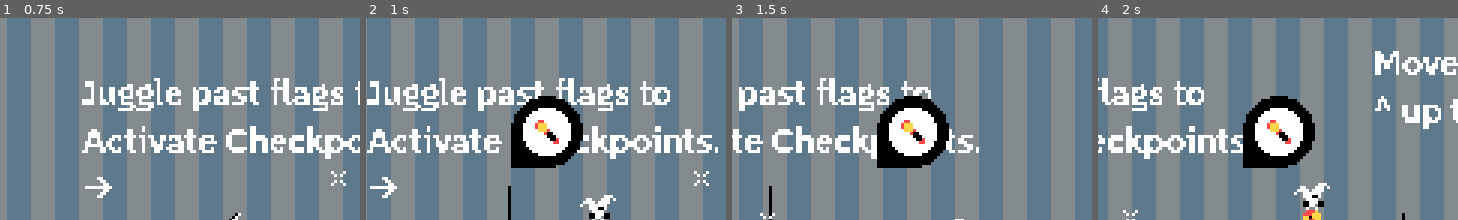
Above: before the commit, frames 1-4 (left to right).
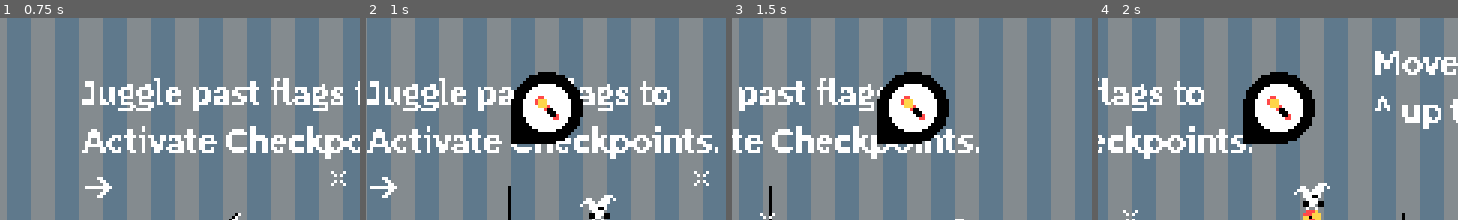
Above: after the commit, the same moments.

Repository: tm-nielsen/Juggle-Goblin
Game: Godot game, scene res://scenes/game_ui_wrapper.tscn
Two runs of this game, one before a commit and one after it. Both use one fixed random seed, a clock stepped at 60 frames per second and the inputs below.
Inputs (mouse positions are % of the whole screen's width and height, from its top left):
- Up to frame 1 (0.75 s): tap Enter (ui_accept) at 0.5 s; move the mouse to (72, 45) at 0.52 s; hold D (right) from 0.53 s (still down); tap Space (dash) at 0.6 s; click (72, 45) at 0.67 s
- Up to frame 2 (1 s): keep holding D (right); tap W (jump) at 0.77 s
- Up to frame 3 (1.5 s): keep holding D (right); tap W (jump) at 1.07 s; move the mouse to (30, 55) at 1.27 s; click (30, 55) at 1.35 s
- Up to frame 4 (2 s): keep holding D (right); tap W (jump) at 1.52, 1.82 s
The pictures show only the part of the screen within x 25-75%, y 6-56%; the shares and areas given below are measured in that part.

Frame 1 is identical in both runs. In frame 2, 6.2% of the frame differs, in the area x 40-61%, y 26-75%; in frame 3, 6.1%; in frame 4, 6.7%.

Commit message:
Made pin indicator bounce instead of flash

Diff:
--- a/scripts/tutorial/pin_indicator.gd
+++ b/scripts/tutorial/pin_indicator.gd
@@ -1,30 +1,45 @@
-extends FlashingDisplay
+extends Node2D
 
 @export var display_threshold: float = 50
 @export var checkpoint_manager: CheckpointManager
 
+@export var bounce_amplitude: float = 8
+@export var bounce_frequency: float = 1
+
 var player: PlayerController
 var enabled: bool
+
+var base_position: float
+var bounce_timer: float
 
 
 func _ready() -> void:
     LevelSignalBus.ball_caught.connect(func(_ball_index): set_active(false))
     LevelSignalBus.ball_dropped.connect(set_active)
     LevelSignalBus.player_died.connect(set_active)
+    visibility_changed.connect(reset_bounce)
     player = checkpoint_manager.player
+    base_position = position.y;
     set_active(true)
 
 
-func _process(_delta: float) -> void:
+func _process(delta: float) -> void:
     if !enabled: return
-    var checkpoint_position = checkpoint_manager.active_checkpoint_position.x
-    var checkpoint_offset = player.position.x - checkpoint_position
-    visible = checkpoint_offset > display_threshold
+    visible = _get_checkpoint_offset() > display_threshold
+    _update_bounce_position(delta);
 
+func _get_checkpoint_offset() -> float:
+    return player.position.x - checkpoint_manager.active_checkpoint_position.x
+
+func reset_bounce() -> void:
+    position.y = base_position
+    bounce_timer = 0
+
+func _update_bounce_position(delta: float) -> void:
+    bounce_timer += delta
+    var t = abs(cos(bounce_timer * bounce_frequency * TAU))
+    position.y = base_position - bounce_amplitude * t
 
 func set_active(active := true) -> void:
-    print("setting active: ", active)
     enabled = active
-    if (active): start_flashing()
-    else: stop_flashing()
     hide()
